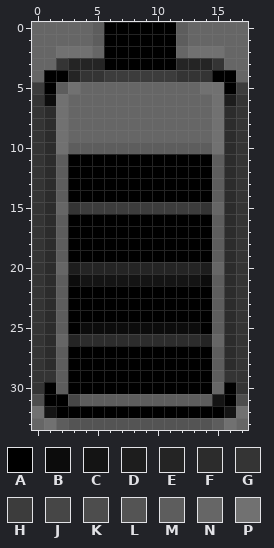
A pixel-art sprite gets an edit: src/image/80.png. The first picture shows the starting point.
The file is 18x34 pixels. Colours within 5 levels of each other are drawn and written as one.
Palette (. is transparent): A #000000  B #0c0c0c  C #141414  D #1d1d1d  E #242424  F #2c2c2c  G #343434  H #3c3c3c  J #464646  K #4d4d4d  L #545454  M #5d5d5d  N #666666  P #717171
Once edited:
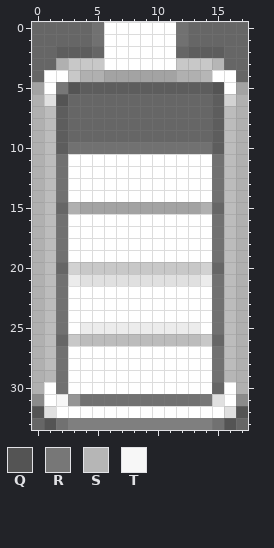
Colours new in this view: Q #545454  R #777777  S #b6b6b6  T #f7f7f7
The exact change:
@@ palette @@
-A #000000
+A #ffffff
-B #0c0c0c
+B #ececec
-C #141414
+C #e0e0e0
-D #1d1d1d
+D #d2d2d2
-E #242424
+E #c8c8c8
-F #2c2c2c
+F #bcbcbc
-G #343434
+G #b0b0b0
-H #3c3c3c
+H #a3a3a3
-J #464646
+J #959595
-K #4d4d4d
+K #8b8b8b
-L #545454
+L #7f7f7f
@@ x 0..17 @@
- 0 NNNNNMAAAAAAMNNNNN
- 1 NNNNNMAAAAAAMNNNNN
- 2 NNPPPNAAAAAANPPPNN
- 3 NNGEEEAAAAAAEEEGNN
- 4 NAAEGGHHHHHHGGGAAN
- 5 HAMPNNNNNNNNNNPPAH
- 6 GBPNNNNNNNNNNNNPDG
- 7 GFPNNNNNNNNNNNNPFG
- 8 GFPNNNNNNNNNNNNPFG
- 9 GFPNNNNNNNNNNNNPFG
-10 GFPMMMMMMMMMMMMPFG
-11 GFMAAAAAAAAAAAAMFG
-12 GFMAAAAAAAAAAAAMFG
-13 GFMAAAAAAAAAAAAMFG
-14 GFMAAAAAAAAAAAAMFG
+ 0 NNNNNPAAAAAAPNNNNN
+ 1 NNNNNPAAAAAAPNNNNN
+ 2 NNMMMNAAAAAANMMMNN
+ 3 NNGEEEAAAAAAEEESNN
+ 4 NAAEGGHHHHHHGGSAAN
+ 5 HARQMMMMMMMMMMMQAH
+ 6 GCQNNNNNNNNNNNNMDG
+ 7 GFMNNNNNNNNNNNNMFG
+ 8 GFMNNNNNNNNNNNNMFG
+ 9 GFMNNNNNNNNNNNNMFG
+10 GFMPPPPPPPPPPPPMFG
+11 GFPAAAAAAAAAAAAPFG
+12 GFPAAAAAAAAAAAAPFG
+13 GFPAAAAAAAAAAAAPFG
+14 GFPAAAAAAAAAAAAPFG
 15 GFNGHHHHHHHHHHGNFG
-16 GFMAAAAAAAAAAAAMFG
-17 GFMAAAAAAAAAAAAMFG
-18 GFMAAAAAAAAAAAAMFG
-19 GFMAAAAAAAAAAAAMFG
+16 GFPAAAAAAAAAAAAPFG
+17 GFPAAAAAAAAAAAAPFG
+18 GFPAAAAAAAAAAAAPFG
+19 GFPAAAAAAAAAAAAPFG
 20 GFNDEEEEEEEEEEDNFG
-21 GFMBCCCCCCCCCCBMFG
-22 GFMAAAAAAAAAAAAMFG
-23 GFMAAAAAAAAAAAAMFG
-24 GFMAAAAAAAAAAAAMFG
-25 GFMABBBBBBBBBBAMFG
+21 GFPBCCCCCCCCCCBPFG
+22 GFPAAAAAAAAAAAAPFG
+23 GFPAAAAAAAAAAAAPFG
+24 GFPAAAAAAAAAAAAPFG
+25 GFPABBBBBBBBBBAPFG
 26 GFNEFFFFFFFFFFENFG
-27 GFMAAAAAAAAAAAAMFG
-28 GFMAAAAAAAAAAAAMFG
-29 GGMAAAAAAAAAAAAMGG
-30 GAMAAAAAAAAAAAANAG
-31 KAAJMMMMMMMMMMMCAK
-32 PCAAAAAAAAAAAAAACP
-33 NPMLLLLLLLLLLLLMPN
+27 GFPAAAAAAAAAAAAPFG
+28 GFPAAAAAAAAAAAAPFG
+29 GSPAAAAAAAAAAAAPSG
+30 GAPAAAAAAAAAAAANAG
+31 KATJPPPPPPPPPPRCAK
+32 QCAAAAAAAAAAAAAACQ
+33 NQPLLLLLLLLLLLLPQN
